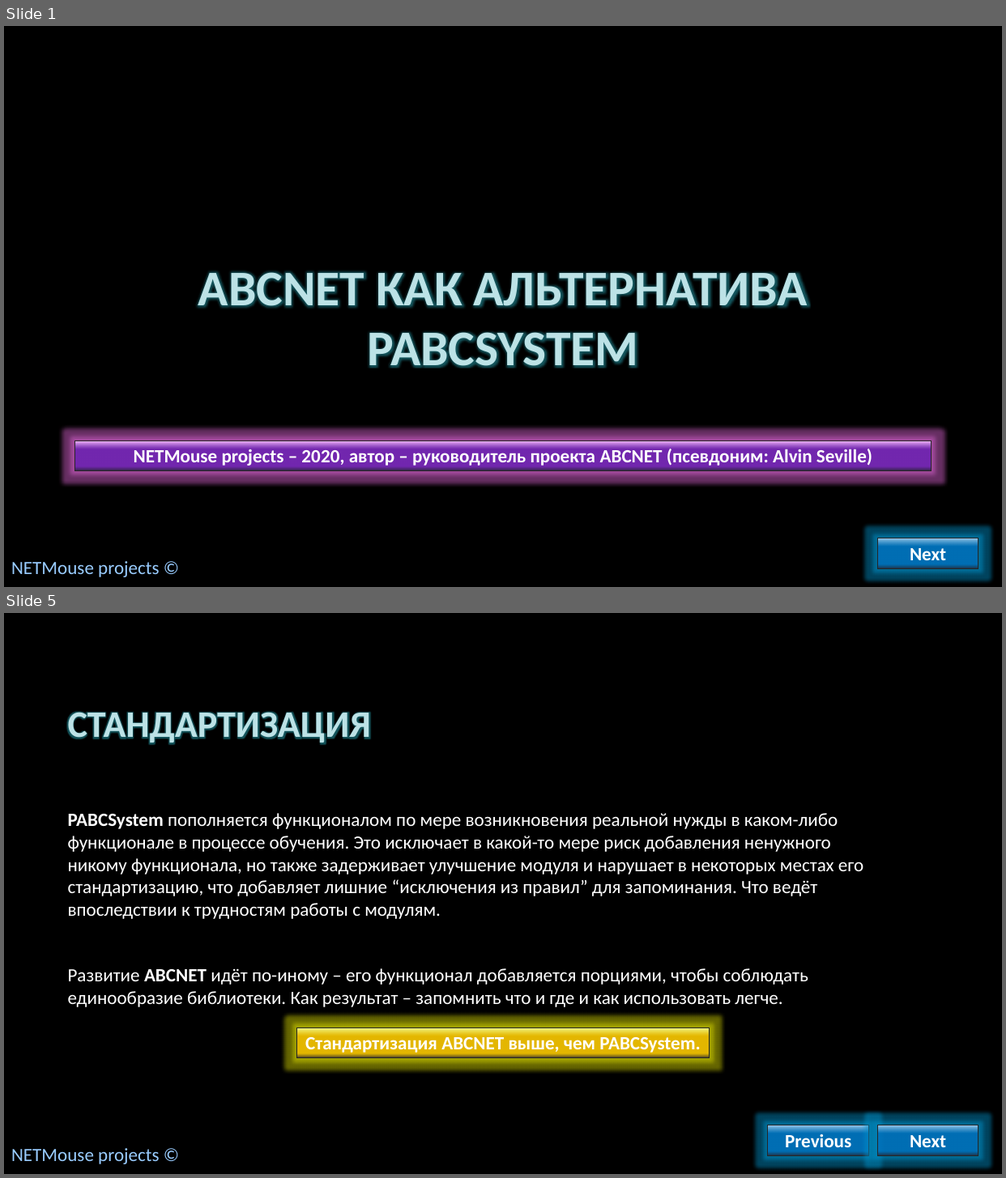
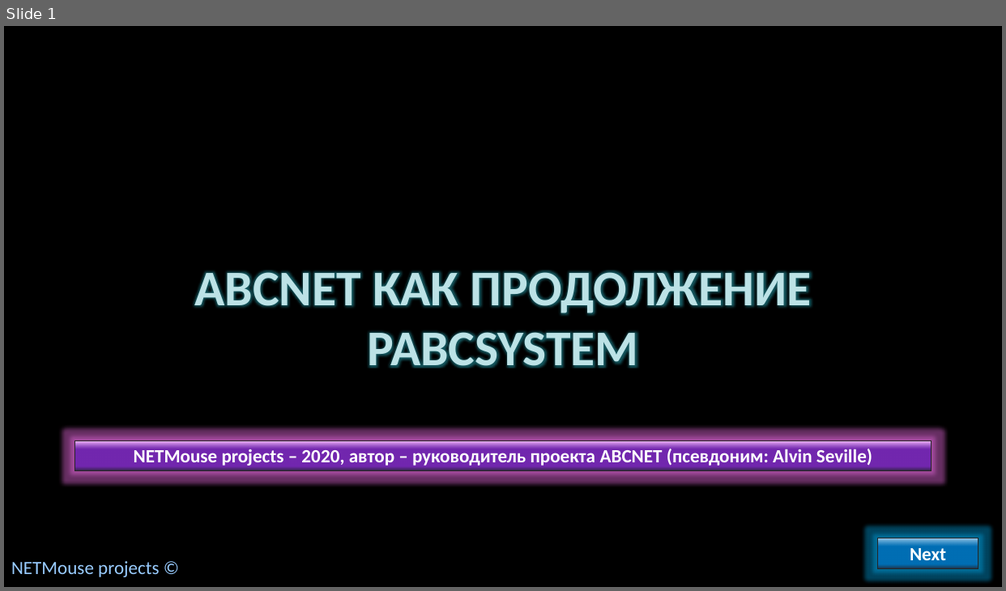
Before and after one commit to AlvinSeville7cf-NET-projects/ABCNET, a slide deck: NETMouse - .NET release/Presentations/ABCNET как альтернатива PABCSystem.pptx. Shown one above the other, each under a label of ours: slides 1 and 5 before the commit, slide 1 after it; the slides between them are not shown. The pictures are 1006x1178 and 1006x591 pixels, drawn with LibreOffice and Linux fonts; fonts in the diff are those of the drawing; background and template pictures are left out. Boxes give left, top, right and bottom in pixels: in the first picture for what was removed or moved away, otherwise in the second. Text is boxed around its words. In the diff, an @@ line names an element or a change of style, - is before the commit and + after.

```diff
--- a/NETMouse - .NET release/Presentations/ABCNET как альтернатива PABCSystem.pptx
+++ b/NETMouse - .NET release/Presentations/ABCNET как альтернатива PABCSystem.pptx
@@ slide 5 removed at [4,613,1002,1174], background picture (left out) @@
@@ title removed at [68,712,371,744] @@
-СТАНДАРТИЗАЦИЯ
@@ text removed at [68,813,863,1007] @@
-PABCSystem пополняется функционалом по мере возникновения реальной нужды в каком-либо функционале в процессе обучения. Это исключает в какой-то мере риск добавления ненужного никому функционала, но также задерживает улучшение модуля и нарушает в некоторых местах его стандартизацию, что добавляет лишние “исключения из правил” для запоминания. Что ведёт впоследствии к трудностям работы с модулям.
-Развитие ABCNET идёт по-иному – его функционал добавляется порциями, чтобы соблюдать единообразие библиотеки. Как результат – запомнить что и где и как использовать легче.
@@ rectangle removed at [297,1028,710,1058] @@
-Стандартизация ABCNET выше, чем PABCSystem.
@@ rectangle removed at [769,1126,869,1156] @@
-Previous
@@ rectangle removed at [878,1126,978,1156] @@
-Next
@@ text removed at [11,1148,159,1165] @@
-NETMouse projects ©
@@ slide 1 changed as well @@
@@ title at [195,271,812,367]: text changed @@
-ABCNET КАК АЛЬТЕРНАТИВА PABCSYSTEM
+ABCNET КАК ПРОДОЛЖЕНИЕ PABCSYSTEM
```
Also in this commit, not shown: 4 other slides changed, 5 slides added, 5 other slides removed.
